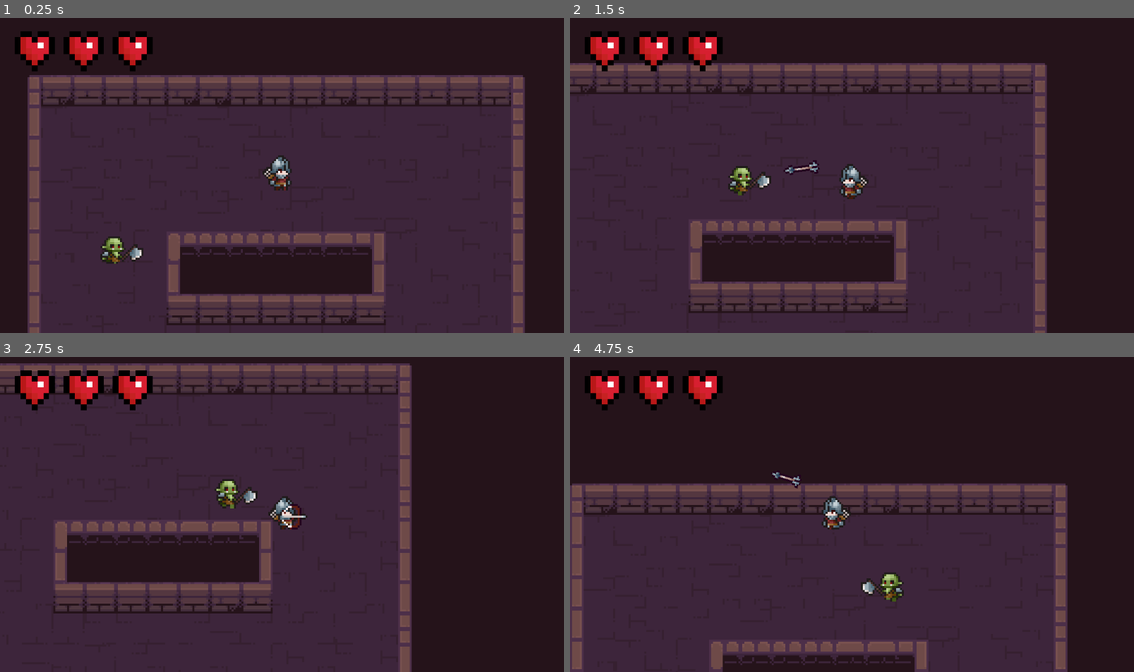
Above: before the commit, frames 1-4 (two rows, left to right).
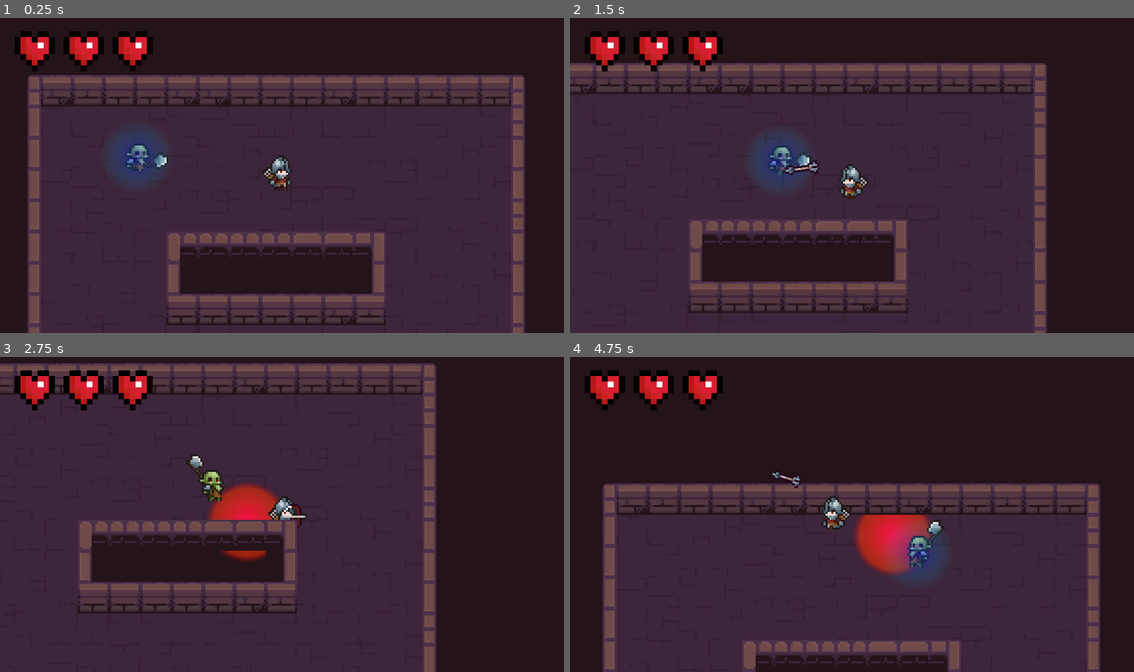
Above: after the commit, the same moments.

Repository: CatsAreCuteAndFast/knockback-topdown
Game: Godot game, scene res://scenes/levels/main_level.tscn
The game is run twice, just before and just after one commit, with the same random seed, the same clock (stepped at 60 frames per second) and the same inputs.
Inputs (mouse positions are in pixels of both pictures, inside the frame that each line leads up to):
- Up to frame 1 (0.25 s): no input
- Up to frame 2 (1.5 s): move the mouse to (976, 159) at 0.52 s; press the mouse at (976, 159) at 0.53 s; hold D (right) 0.53-1.28 s; move the mouse to (739, 191) at 1.27 s; release the mouse at (739, 191) at 1.28 s; hold S (down) from 1.28 s (still down); click (739, 191) at 1.35 s
- Up to frame 3 (2.75 s): move the mouse to (338, 445) at 2.02 s; release S (down) at 2.03 s; press the mouse at (338, 445) at 2.03 s; hold D (right) from 2.03 s (still down)
- Up to frame 4 (4.75 s): move the mouse to (823, 577) at 2.77 s; release D (right) at 2.78 s; release the mouse at (823, 577) at 2.78 s; hold W (up) 2.78-3.53 s; click (823, 577) at 2.85 s; move the mouse to (1021, 561) at 3.52 s; press the mouse at (1021, 561) at 3.53 s; hold A (left) from 3.53 s (still down); move the mouse to (682, 467) at 4.27 s; release the mouse at (682, 467) at 4.28 s; click (682, 467) at 4.35 s

The runs differ from the first frame. In frame 1, 1.6% of the frame differs, in the area x 17-30%, y 36-79%; in frame 2, 1.5%; in frame 3, 12%; in frame 4, 14%, in the area x 0-94%, y 39-100%.

Commit message:
Added shield to enemy

Diff:
--- a/scenes/levels/main_level.tscn
+++ b/scenes/levels/main_level.tscn
@@ -2,7 +2,7 @@
 
 [ext_resource type="TileSet" uid="uid://bqr1tm8yw2p4" path="res://tilesets/dungeon_tileset.tres" id="1_p5brc"]
 [ext_resource type="PackedScene" uid="uid://bakfqh1scbfls" path="res://scenes/player.tscn" id="2_xiv20"]
-[ext_resource type="PackedScene" uid="uid://ixitvd27i13b" path="res://scenes/enemy.tscn" id="3_7k03i"]
+[ext_resource type="PackedScene" uid="uid://ixitvd27i13b" path="res://scenes/melee_enemy.tscn" id="3_7k03i"]
 
 [node name="MainLevel" type="Node2D"]
 y_sort_enabled = true
@@ -26,5 +26,5 @@
 
 [node name="Enemies" type="Node" parent="."]
 
-[node name="Enemy" parent="Enemies" instance=ExtResource("3_7k03i")]
-position = Vector2(51, 53)
+[node name="MeleeEnemy" parent="Enemies" instance=ExtResource("3_7k03i")]
+position = Vector2(60, 0)
--- a/scenes/enemy.tscn
+++ b/scenes/melee_enemy.tscn
@@ -1,7 +1,7 @@
-[gd_scene load_steps=51 format=3 uid="uid://ixitvd27i13b"]
+[gd_scene load_steps=54 format=3 uid="uid://ixitvd27i13b"]
 
 [ext_resource type="Texture2D" uid="uid://ctfkcrd6lryrp" path="res://assets/sprites/characters/Orc/Orc/Orc-Idle.png" id="1_4tke4"]
-[ext_resource type="Script" path="res://scripts/enemy.gd" id="1_r8s47"]
+[ext_resource type="Script" path="res://scripts/melee_enemy.gd" id="1_r8s47"]
 [ext_resource type="Texture2D" uid="uid://chaw1nxwnqrnv" path="res://assets/sprites/characters/Orc/Orc/Orc-Attack01.png" id="2_hplfa"]
 [ext_resource type="Texture2D" uid="uid://8qbcn1yg8ghw" path="res://assets/sprites/characters/Orc/Orc/Orc-Death.png" id="3_5aj7f"]
 [ext_resource type="Script" path="res://scripts/states/state_machine.gd" id="3_rk7a8"]
@@ -12,6 +12,7 @@
 [ext_resource type="PackedScene" uid="uid://d1g84itw7cing" path="res://scenes/killzone.tscn" id="9_kg03p"]
 [ext_resource type="PackedScene" uid="uid://5k86ltesxpd2" path="res://scenes/health.tscn" id="10_34c8u"]
 [ext_resource type="Script" path="res://scripts/states/death.gd" id="11_t2yfn"]
+[ext_resource type="Script" path="res://scripts/shield.gd" id="13_jh2c2"]
 
 [sub_resource type="AtlasTexture" id="AtlasTexture_ja8k4"]
 atlas = ExtResource("2_hplfa")
@@ -287,7 +288,19 @@
 [sub_resource type="CircleShape2D" id="CircleShape2D_utkf4"]
 radius = 1.0
 
-[node name="Enemy" type="CharacterBody2D"]
+[sub_resource type="Gradient" id="Gradient_g12of"]
+colors = PackedColorArray(0, 0, 1, 0.392157, 0, 1, 1, 0)
+
+[sub_resource type="GradientTexture2D" id="GradientTexture2D_wxjgt"]
+gradient = SubResource("Gradient_g12of")
+width = 40
+height = 40
+fill = 1
+fill_from = Vector2(0.5, 0.5)
+fill_to = Vector2(0.5, 0)
+metadata/_snap_enabled = true
+
+[node name="MeleeEnemy" type="CharacterBody2D"]
 z_index = 5
 collision_layer = 2
 motion_mode = 1
@@ -295,7 +308,7 @@
 script = ExtResource("1_r8s47")
 
 [node name="AnimatedSprite2D" type="AnimatedSprite2D" parent="."]
-position = Vector2(-1, -7)
+position = Vector2(0, -7)
 sprite_frames = SubResource("SpriteFrames_oxhh7")
 animation = &"attack"
 autoplay = "idle"
@@ -361,6 +374,17 @@
 
 [node name="Health" parent="." instance=ExtResource("10_34c8u")]
 
+[node name="Shield" type="Node2D" parent="." node_paths=PackedStringArray("health_script", "shield_sprite")]
+script = ExtResource("13_jh2c2")
+regen_shield_timer = 3.0
+health_script = NodePath("../Health")
+shield_sprite = NodePath("Sprite2D")
+
+[node name="Sprite2D" type="Sprite2D" parent="Shield"]
+position = Vector2(0, -7)
+texture = SubResource("GradientTexture2D_wxjgt")
+
 [connection signal="timeout" from="StateMachine/Follow/Timer" to="StateMachine/Follow" method="_on_timer_timeout"]
 [connection signal="timeout" from="StateMachine/Attack/Timer" to="StateMachine/Attack" method="_on_timer_timeout"]
 [connection signal="on_death" from="Health" to="." method="_on_health_on_death"]
+[connection signal="on_death" from="Health" to="Shield" method="_on_health_on_death"]
--- a/scenes/player.tscn
+++ b/scenes/player.tscn
@@ -12,7 +12,7 @@
 [ext_resource type="Script" path="res://scripts/states/player_states/idle.gd" id="8_7y0h3"]
 [ext_resource type="Script" path="res://scripts/states/death.gd" id="8_uijcg"]
 [ext_resource type="Script" path="res://scripts/states/player_states/walk.gd" id="10_so1cx"]
-[ext_resource type="Script" path="res://scripts/states/bow_attack.gd" id="12_3l86e"]
+[ext_resource type="Script" path="res://scripts/states/player_states/bow_attack.gd" id="12_3l86e"]
 [ext_resource type="PackedScene" uid="uid://dawvk43i148p3" path="res://scenes/arrow.tscn" id="13_0rxdf"]
 
 [sub_resource type="AtlasTexture" id="AtlasTexture_pknpq"]
@@ -239,7 +239,6 @@
 z_index = 5
 collision_layer = 2
 motion_mode = 1
-wall_min_slide_angle = 0.0
 script = ExtResource("1_7ktty")
 accel = 20.0
 animated_sprite = NodePath("AnimatedSprite2D")
--- a/scripts/health.gd
+++ b/scripts/health.gd
@@ -6,6 +6,7 @@
 @export var max_health = 3
 @export var immunity_frame_duration = 0.0
 
+var shields = 0
 var last_hit_time : float
 var _is_dead = false
 var current_health : int
@@ -19,9 +20,12 @@
 func Damage(amount : int):
 	var current_time = Time.get_ticks_msec() / 1000.0
 	if current_time - last_hit_time > immunity_frame_duration and not _is_dead:
+		last_hit_time = current_time
+		if shields > 0:
+			shields -= 1
+			return
 		current_health -= amount
 		animation_player.play("flicker")
-		last_hit_time = current_time
 		send_signal()
 
 func Heal(amount : int):
--- /dev/null
+++ b/scripts/shield.gd
@@ -0,0 +1,27 @@
+extends Node2D
+
+@export var regen_shield_timer = 0.0
+@export var starting_with_shield = true
+@export var health_script : Health
+@export var shield_sprite : Sprite2D
+
+var current_shield_timer : float
+
+func _ready() -> void:
+	if starting_with_shield:
+		health_script.shields = 1
+	current_shield_timer = regen_shield_timer
+
+func _process(delta: float) -> void:
+	if health_script.shields == 0:
+		shield_sprite.hide()
+		if regen_shield_timer != 0.0:
+			current_shield_timer -= delta
+	if current_shield_timer < 0:
+		shield_sprite.show()
+		health_script.shields = 1
+		current_shield_timer = regen_shield_timer
+
+
+func _on_health_on_death() -> void:
+	queue_free()
--- a/scripts/states/bow_attack.gd
+++ b/scripts/states/player_states/bow_attack.gd
@@ -1,5 +1,5 @@
 extends State
-class_name BowAttack
+class_name PlayerBowAttack
 
 @export var marker : Marker2D
 @export var arrow : PackedScene
Renamed: scripts/enemy.gd -> scripts/melee_enemy.gd
